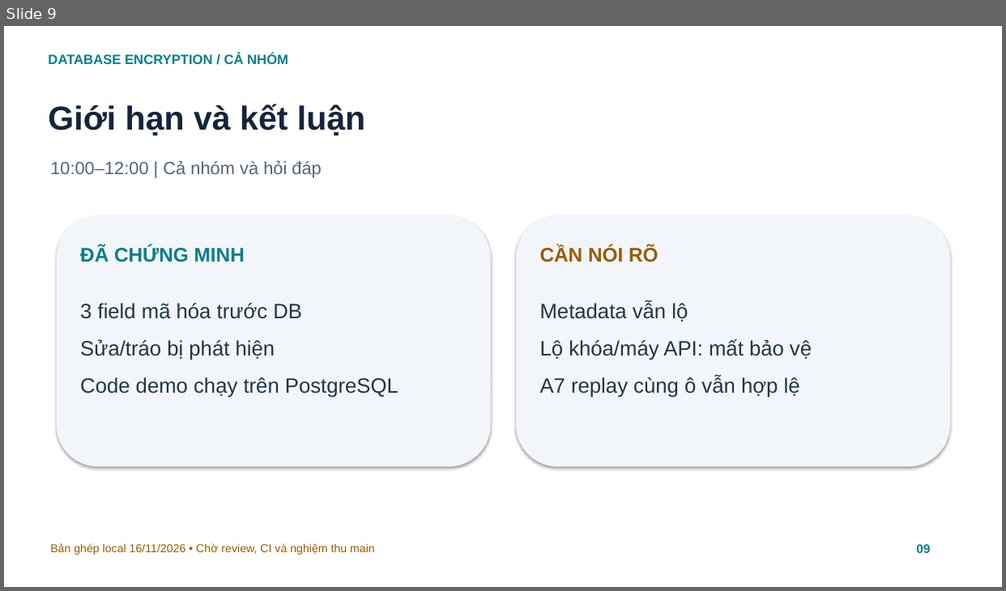
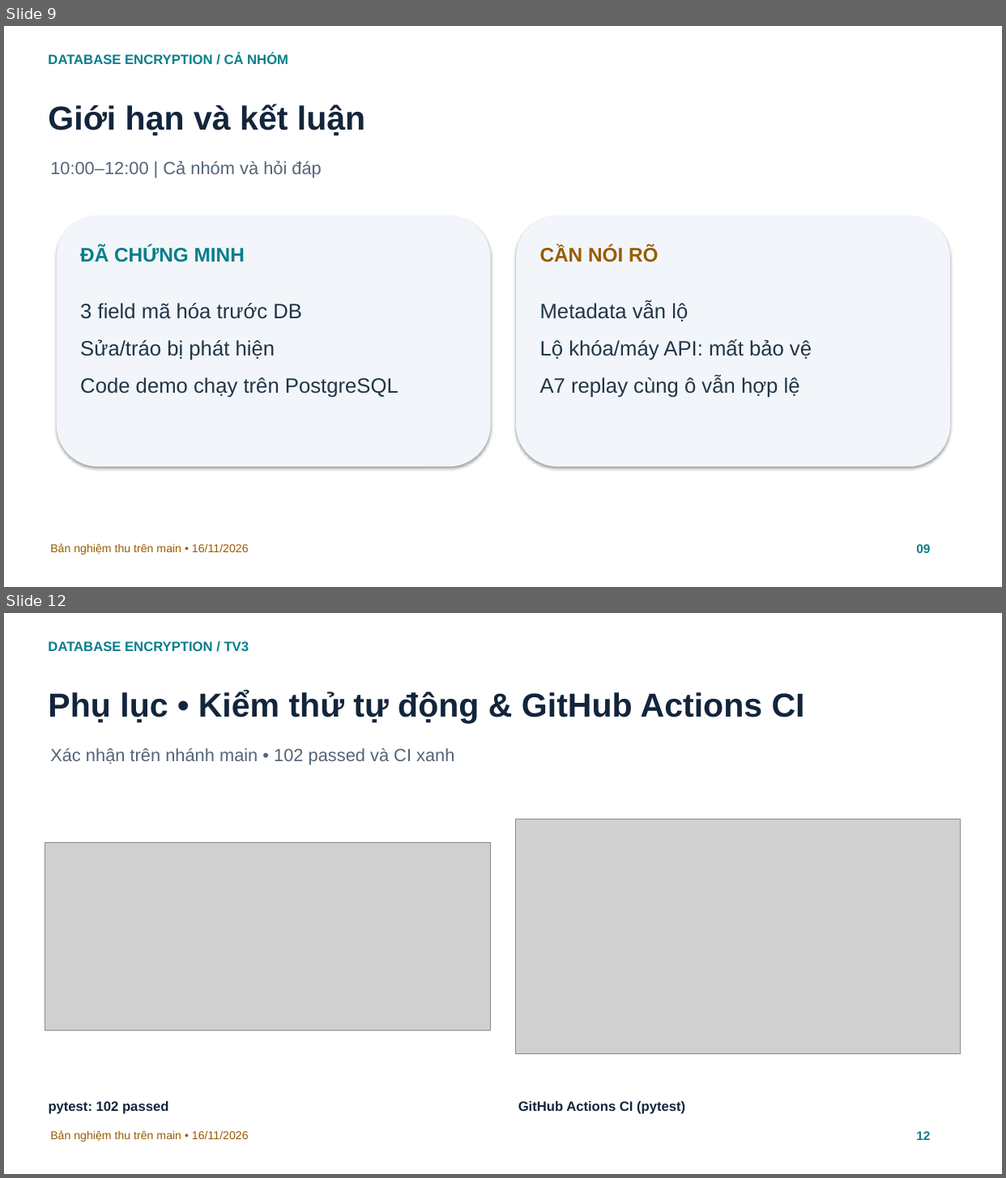
Before and after one commit to world-ender1/database-encryption-lab, a slide deck: docs/SLIDE_TONG_HOP.pptx. Shown one above the other, each under a label of ours: slide 9 before the commit, slides 9 and 12 after it; the slides between them are not shown. The pictures are 1006x591 and 1006x1178 pixels, drawn with LibreOffice and Linux fonts; fonts in the diff are those of the drawing; grey boxes stand for pictures. Boxes give left, top, right and bottom in pixels: in the first picture for what was removed or moved away, otherwise in the second. Text is boxed around its words. In the diff, an @@ line names an element or a change of style, - is before the commit and + after.

Commit message:
docs(final): embed verified screenshots into group report and slides

```diff
--- a/docs/SLIDE_TONG_HOP.pptx
+++ b/docs/SLIDE_TONG_HOP.pptx
@@ slide 12 added at (4, 613, 1002, 1174), background #FFFFFF @@
@@ text added at (48, 641, 249, 651), 13 pt, text #087E8B, bold @@
+DATABASE ENCRYPTION / TV3
@@ text added at (48, 691, 805, 724), 32 pt, text #13253C, bold @@
+Phụ lục • Kiểm thử tự động & GitHub Actions CI
@@ text added at (50, 748, 454, 765), 17 pt, text #536477 @@
+Xác nhận trên nhánh main • 102 passed và CI xanh
@@ picture added at (515, 820, 961, 1054) @@
@@ picture added at (45, 843, 491, 1032) @@
@@ text added at (49, 1101, 168, 1114), 13 pt, text #13253C, bold @@
+pytest: 102 passed
@@ text added at (518, 1101, 685, 1114), 13 pt, text #13253C, bold @@
+GitHub Actions CI (pytest)
@@ text added at (50, 1131, 249, 1142), 11 pt, text #9A5B00 @@
+Bản nghiệm thu trên main • 16/11/2026
@@ text added at (916, 1131, 930, 1140), 12 pt, text #087E8B, bold @@
+12
@@ slide 9 changed as well @@
@@ text at (50, 544, 249, 555): text changed @@
-Bản ghép local 16/11/2026 • Chờ review, CI và nghiệm thu main
+Bản nghiệm thu trên main • 16/11/2026
```
Also in this commit, not shown: 8 other slides changed, 2 other slides added, 13 other files.
